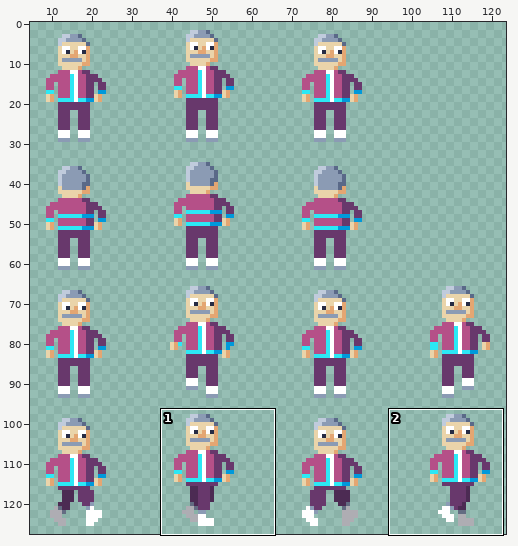
File history of a pixel-art file, assets/textures/characters/normaali_tuulipuku_32.aseprite. Above, an overview of the earlier version with the close-up marked.
Close-up. Earlier state:
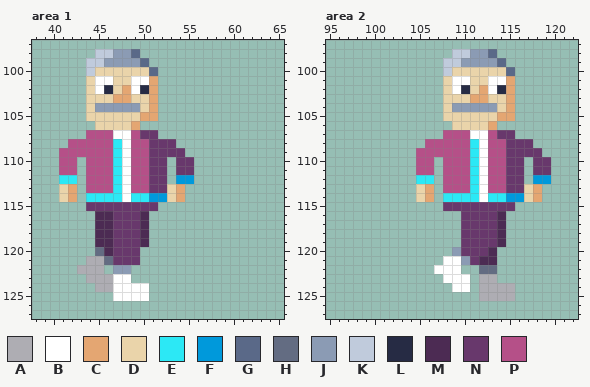
128x128 pixels, 1 frame. Shown: area 1: x 38..65, y 97..127; area 2: x 95..122, y 97..127. The wide view leaves out empty margins.
Palette (. is transparent): A #aeadb3  B #ffffff  C #e4a672  D #ead4aa  E #2ce8f5  F #0099db  G #5a6988  H #636c82  J #8b9bb4  K #c0cbdc  L #262b44  M #4c2b53  N #68386c  P #b55088
Pixels before, area 1, first column x 41:
 98 ....KKJJG......
 99 ...KKJJJJG.....
100 ...KDDDDDDG....
101 ...DBBDDBBC....
102 ...DBLDCBLC....
103 ...DDDCCDDC....
104 ...DJJJJJDC....
105 ...DDDDDDCC....
106 ....DDDDC......
107 ...PPPBBPNN....
108 .PPPPPEBPPNNN..
109 PPPPPPEBPPNNNN.
110 PP.PPPEBPPNN.NN
111 PP.PPPEBPPNN.NN
112 EE.PPPEBPPNN.FF
113 DC.PPPEBPPNNDC.
114 DC.EEEEBEEFFDC.
115 ...NNNNNNNN....
116 ....MMNNNM.....
117 ....MMNNNM.....
118 ....MMNNNM.....
119 ....MMNNNM.....
120 ....HMNNN......
121 ...AAHNNN......
122 ..AAA.JJ.......
123 ...AAABB.......
124 ....AABBBB.....
125 ......BBBB.....
Pixels before, area 2, first column x 105:
 98 ....KKJJG......
 99 ...KKJJJJG.....
100 ...KDDDDDDG....
101 ...DBBDDBBC....
102 ...DBLDCBLC....
103 ...DDDCCDDC....
104 ...DJJJJJDC....
105 ...DDDDDDCC....
106 ....DDDDC......
107 ...PPPBBPNN....
108 .PPPPPEBPPNNN..
109 PPPPPPEBPPNNNN.
110 PP.PPPEBPPNN.NN
111 PP.PPPEBPPNN.NN
112 EE.PPPEBPPNN.FF
113 DC.PPPEBPPNNDC.
114 DC.EEEEBEEFFDC.
115 ...NNNNNNNN....
116 .....NNNNM.....
117 .....NNNNM.....
118 .....NNNNM.....
119 .....NNNNM.....
120 ....JNNNM......
121 ...BBJNMM......
122 ..BBB..HH......
123 ...BBB.AA......
124 ....BB.AAAA....
125 .......AAAA....
Now the later version:
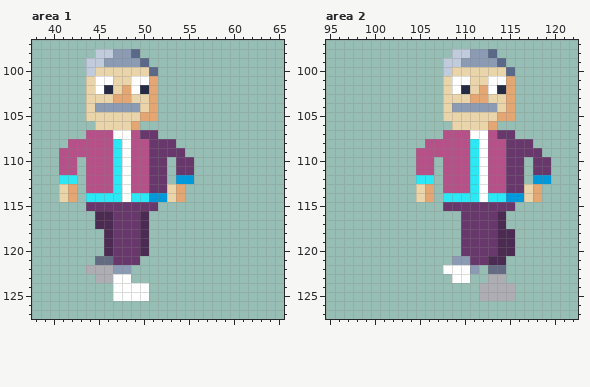
Changes in this commit:
Area 1:
Colour A now appears in row 122 at x 46.
The author changed colour A to colour H in row 121 at x 45.
Colour M now appears in row 120 at x 50.
The author cleared colour A in row 121 at x 44; in row 122 at x 43; in row 123 at x 44; in row 124 at x 45 to 46.
The author cleared colour H in row 120 at x 45.
The author cleared colour M in rows 118 to 119 at x 45.
Area 2:
Colour A now appears in row 123 at x 114.
Colour B now appears in row 122 at x 110.
Colour H now appears in row 122 at x 114.
Colour J now appears in row 122 at x 111.
The author changed colour B to colour J in row 121 at x 109.
Colour M now appears in rows 118 to 119 at x 115; in row 120 at x 114 to 115; in row 121 at x 114.
The author changed colour M to colour N in row 120 at x 113; in row 121 at x 112.
The author cleared colour A in row 123 at x 112.
The author cleared colour B in row 121 at x 108; in row 122 at x 107; in row 123 at x 108; in row 124 at x 109 to 110.
The author cleared colour H in row 122 at x 112.
The author cleared colour J in row 120 at x 109.
